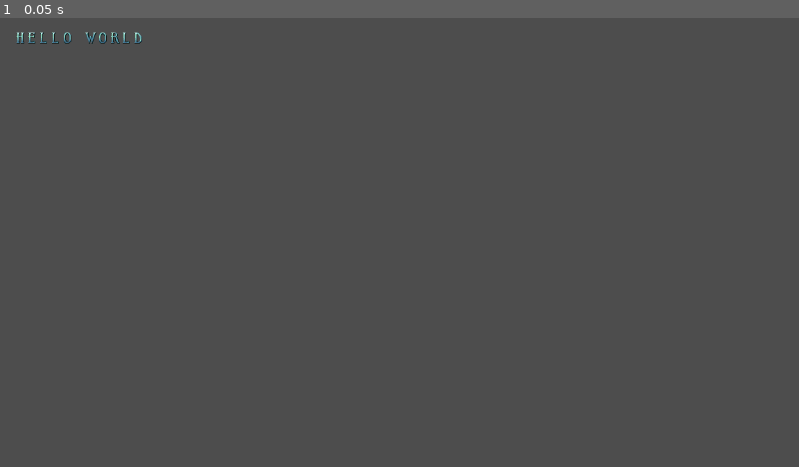
Above: before the commit, frame 1.
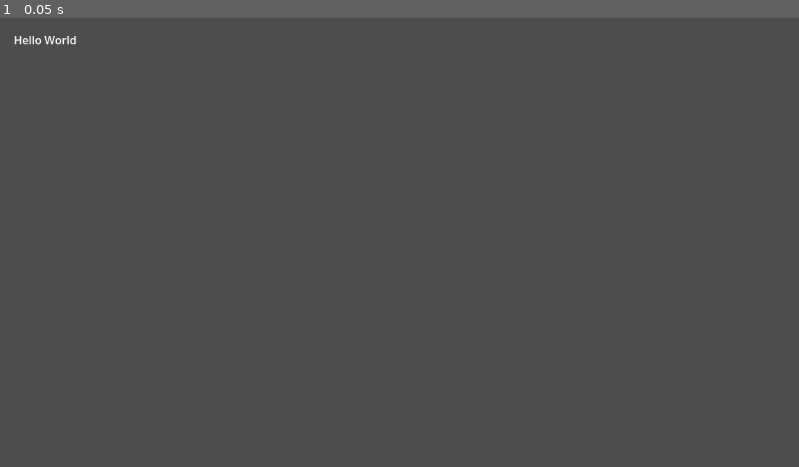
Above: after the commit, the same moment.

Repository: iamcal/godot-bitmap-fonts-example
Game: Godot game, scene res://root.tscn
Two runs of this game, one before a commit and one after it. Both use one fixed random seed, a clock stepped at 60 frames per second and the inputs below.
Inputs:
- Up to frame 1 (0.05 s): no input

The runs differ from the first frame. In frame 1, 0.2% of the frame differs, in the area x 1-18%, y 3-7%.

Commit message:
removed the original bitmapfont node and code

Diff:
--- a/BitmapFont.gd
+++ /dev/null
@@ -1,28 +0,0 @@
-extends Node
-
-var font: FontFile = FontFile.new()
-var size: int = 20
-
-var _cache_index = 0
-var _texture_index = 0
-var _size = Vector2i(size, 0)
-
-func set_texture(texture: Texture2D, line_height: int):
-	var image = texture.get_image()
-	font.set_texture_image(_cache_index, _size, _texture_index, image)
-	font.set_cache_ascent(_cache_index, _size.x, line_height)
-	font.set_cache_descent(_cache_index, _size.x, 0)
-
-func add_glyphs(characters: String, offset_x: int, offset_y: int, width: int, height: int):
-
-	for i in range (0, characters.length()):
-
-		var glyph = characters.to_ascii_buffer()[i]
-		var advance = width
-		var rect = Rect2(offset_x+(i*width), offset_y, width, height)
-
-		font.set_glyph_uv_rect(_cache_index, _size, glyph, rect)
-		font.set_glyph_texture_idx(_cache_index, _size, glyph, _texture_index)
-		font.set_glyph_offset(_cache_index, _size, glyph, Vector2(0, -height))
-		font.set_glyph_size(_cache_index, _size, glyph, rect.size)
-		font.set_glyph_advance(_cache_index, _size.x, glyph, Vector2(advance, 0))
--- a/BitmapFont.tscn
+++ /dev/null
@@ -1,6 +0,0 @@
-[gd_scene load_steps=2 format=3 uid="uid://din7djbrnbx42"]
-
-[ext_resource type="Script" uid="uid://dlmcg8ruoy80r" path="res://BitmapFont.gd" id="1_tlaub"]
-
-[node name="BitmapFont" type="Node"]
-script = ExtResource("1_tlaub")
--- a/bf.gd
+++ b/bf.gd
@@ -23,16 +23,16 @@
 	set_cache_descent(_cache_index, _size.x, 0)
 	#update_glyphs()
 
-func add_glyphs(characters: String, offset_x: int, offset_y: int, width: int, height: int):
-
-	for i in range (0, characters.length()):
-
-		var glyph = characters.to_ascii_buffer()[i]
-		var advance = width
-		var rect = Rect2(offset_x+(i*width), offset_y, width, height)
-
-		font.set_glyph_uv_rect(_cache_index, _size, glyph, rect)
-		font.set_glyph_texture_idx(_cache_index, _size, glyph, _texture_index)
-		font.set_glyph_offset(_cache_index, _size, glyph, Vector2(0, -height))
-		font.set_glyph_size(_cache_index, _size, glyph, rect.size)
-		font.set_glyph_advance(_cache_index, _size.x, glyph, Vector2(advance, 0))
+#func add_glyphs(characters: String, offset_x: int, offset_y: int, width: int, height: int):
+#
+	#for i in range (0, characters.length()):
+#
+		#var glyph = characters.to_ascii_buffer()[i]
+		#var advance = width
+		#var rect = Rect2(offset_x+(i*width), offset_y, width, height)
+		#
+		#font.set_glyph_uv_rect(_cache_index, _size, glyph, rect)
+		#font.set_glyph_texture_idx(_cache_index, _size, glyph, _texture_index)
+		#font.set_glyph_offset(_cache_index, _size, glyph, Vector2(0, -height))
+		#font.set_glyph_size(_cache_index, _size, glyph, rect.size)
+		#font.set_glyph_advance(_cache_index, _size.x, glyph, Vector2(advance, 0))
--- a/root.gd
+++ b/root.gd
@@ -1,12 +1,13 @@
 extends Node2D
 
-const BITMAP_FONT = preload("res://BitmapFont.tscn")
+#const BITMAP_FONT = preload("res://BitmapFont.tscn")
 
 func _ready() -> void:
-	var font = BITMAP_FONT.instantiate()
-	font.set_texture(preload("res://assets/fonts.png"), 17)
-	font.add_glyphs("ABCDEFGHIJKLMNOPQRSTUVWXYZ 0123456789&#<!>.", 3, 3, 17, 17)
-	font.add_glyphs("abcdefghijklmnopqrstuvwxyz", 3, 3, 17, 17)
-
-	$Label.set("theme_override_fonts/font", font.font)
-	$Label.set("theme_override_font_sizes/font_size", font.size)
+	pass
+	#var font = BITMAP_FONT.instantiate()
+	#font.set_texture(preload("res://assets/fonts.png"), 17)
+	#font.add_glyphs("ABCDEFGHIJKLMNOPQRSTUVWXYZ 0123456789&#<!>.", 3, 3, 17, 17)
+	#font.add_glyphs("abcdefghijklmnopqrstuvwxyz", 3, 3, 17, 17)
+	#
+	#$Label.set("theme_override_fonts/font", font.font)
+	#$Label.set("theme_override_font_sizes/font_size", font.size)
Not shown, removed: BitmapFont.gd.uid
